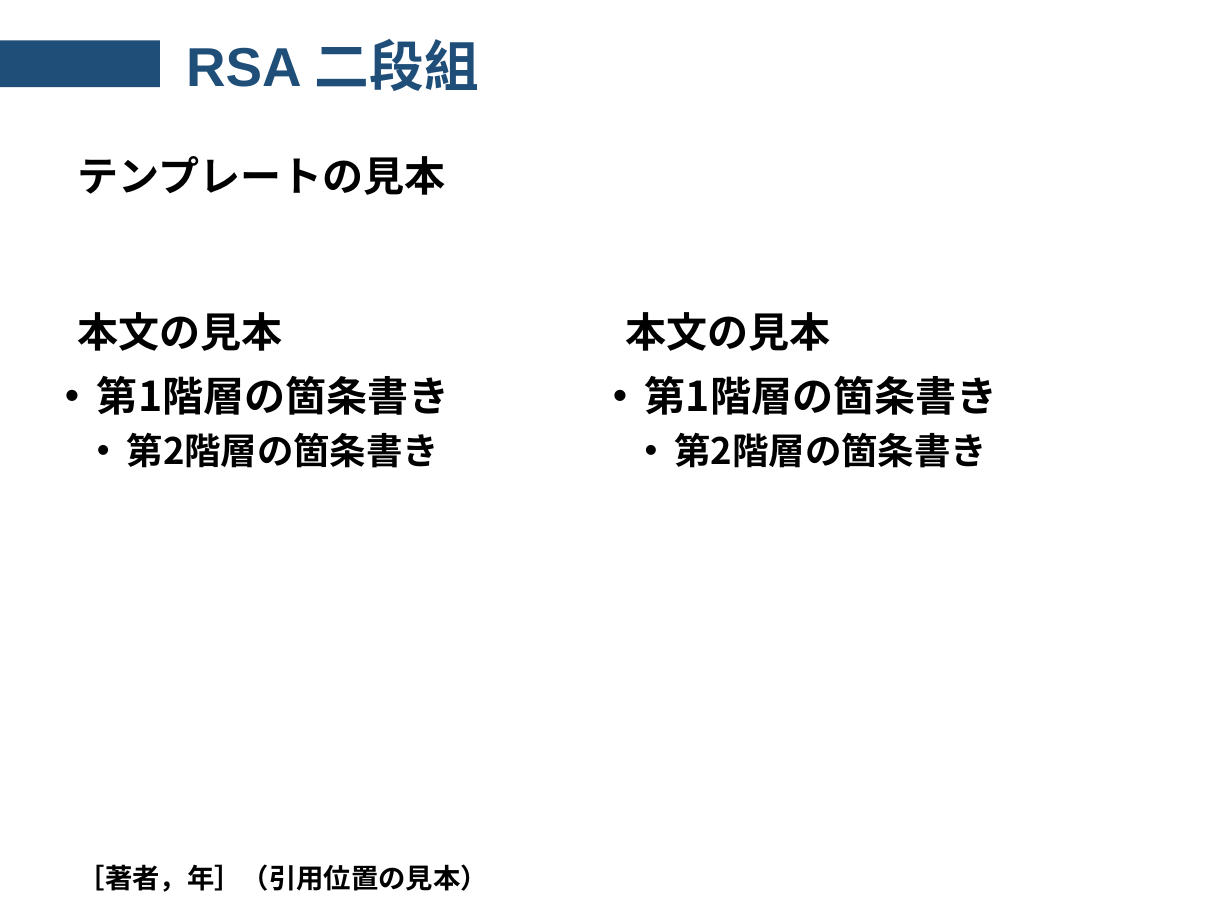
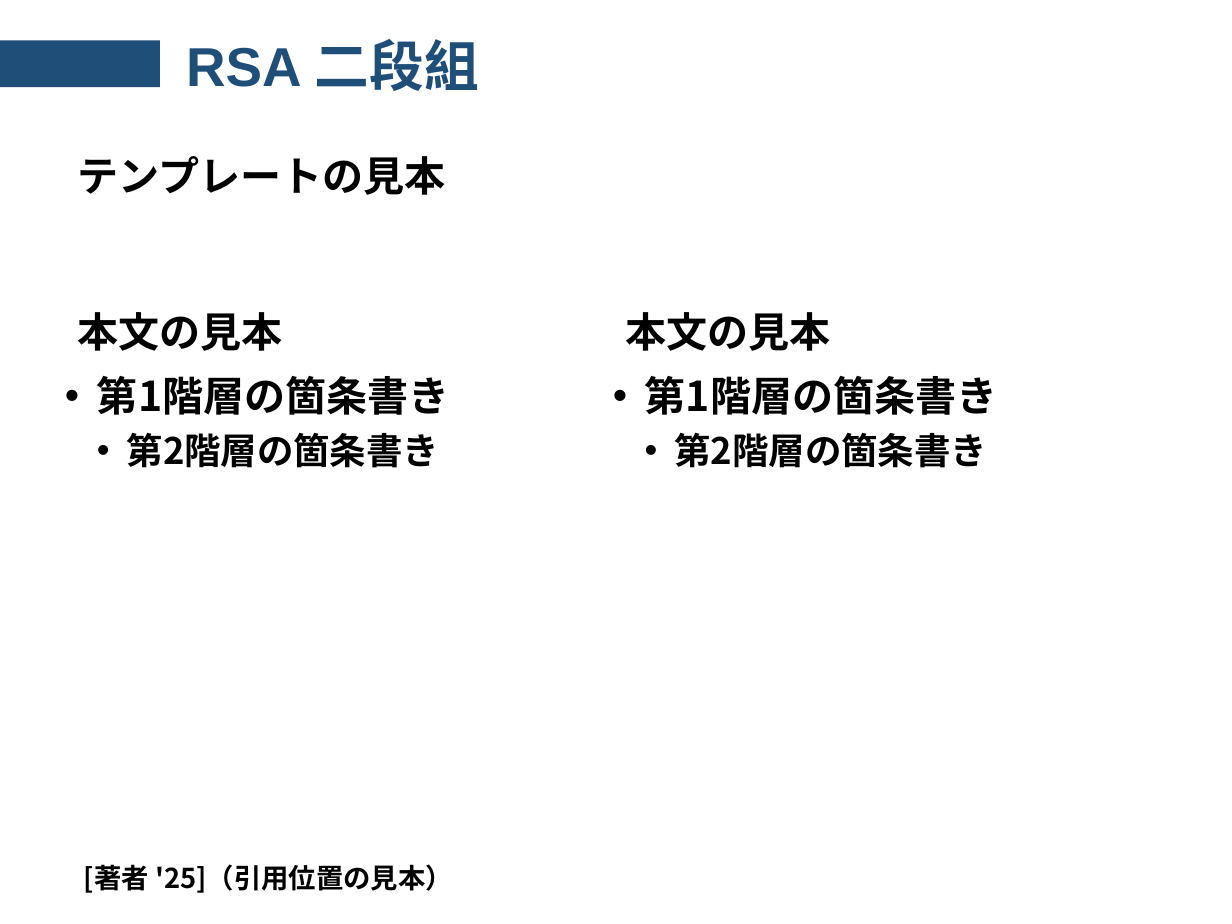
Before and after one commit to cercil0605/ResearchSlideAgent, a slide deck: slide 4 of templates/lab-template.pptx. Drawn at 1232x924 pixels with LibreOffice and Linux fonts; fonts in the diff are those of the drawing. Boxes give left, top, right and bottom in pixels: in the first picture for what was removed or moved away, otherwise in the second. Text is boxed around its words. In the diff, an @@ line names an element or a change of style, - is before the commit and + after.

```diff
--- a/templates/lab-template.pptx
+++ b/templates/lab-template.pptx
@@ text at [84, 864, 453, 893]: text changed @@
-［著者，年］（引用位置の見本）
+[著者 '25]（引用位置の見本）
```
Also in this commit, not shown: 3 other slides changed, 11 other files.
